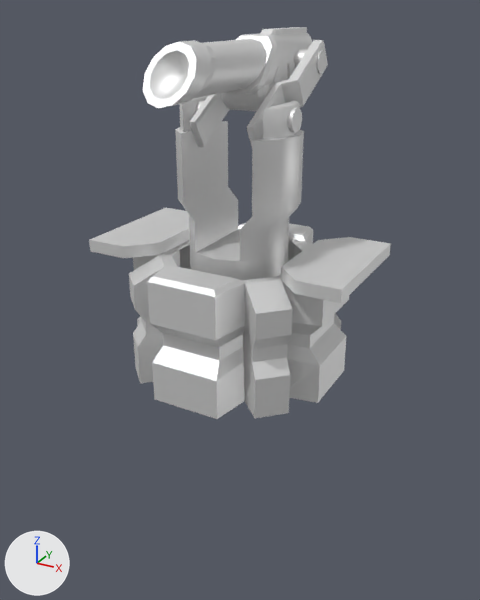
An edit to the glTF model glb/legdtr.glb, drawn before and after from the same camera.
Both versions are drawn from a 50 mm lens placed at (45.6, -82.6, 52.1), pointed at (-0.7, 1.6, 10.0). Every picture has the same lights, and +X, +Y and +Z are marked at lower left. The first picture is the older version.

Objects in the first picture: 'barrel', 'base', 'lida', 'lidb', 'turretbase', 'turretstrut'.
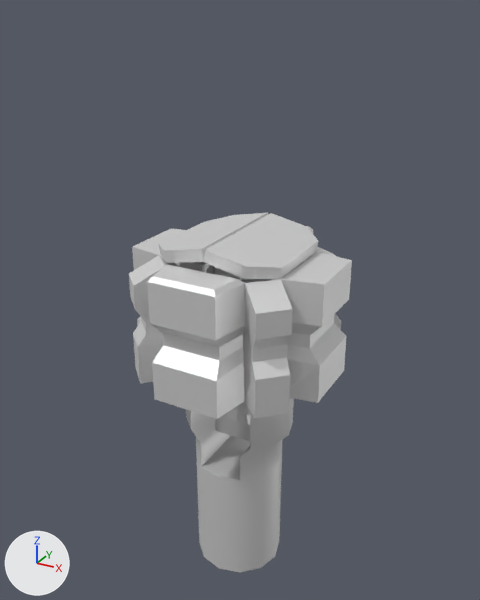
Location of each change, (x1, y1, x2, y2) in pixels of the pictures (480 x 600 px):
'turretbase', moved: before (175, 96, 304, 280); after (186, 398, 294, 572)
'barrel', moved, turned: before (143, 27, 312, 111); after (213, 266, 251, 441)
'lidb', turned: before (281, 237, 391, 303); after (203, 213, 319, 280)
'lida', turned: before (89, 208, 190, 258); after (158, 213, 268, 263)
'turretstrut', moved, turned (mostly hidden afterwards): before (189, 40, 328, 150); after (195, 262, 213, 274)

The change, as a list of edits to the scene's bpy script:
```text
Change ob_turretbase:
    ob_turretbase.location: (0.0, 0.0, 20.0) -> (0.0, 0.0, -17.67)
Change ob_turretstrut:
    ob_turretstrut.rotation_euler: (0.0, 0.0, 0.0) -> (1.01, 0.0, 0.0)  # degrees (0, 0, 0) -> degrees (58, 0, 0)
Change ob_barrel:
    ob_barrel.rotation_euler: (0.0, 0.0, 0.0) -> (0.504, 0.0, 0.0)  # degrees (0, 0, 0) -> degrees (29, 0, 0)
Change ob_lida:
    ob_lida.rotation_euler: (0.0, 0.0, 0.0) -> (0.0, 2.938, 0.0)  # degrees (0, 0, 0) -> degrees (0, 168, 0)
Change ob_lidb:
    ob_lidb.rotation_euler: (0.0, 0.0, 0.0) -> (0.0, -2.938, 0.0)  # degrees (0, 0, 0) -> degrees (0, -168, 0)
```
